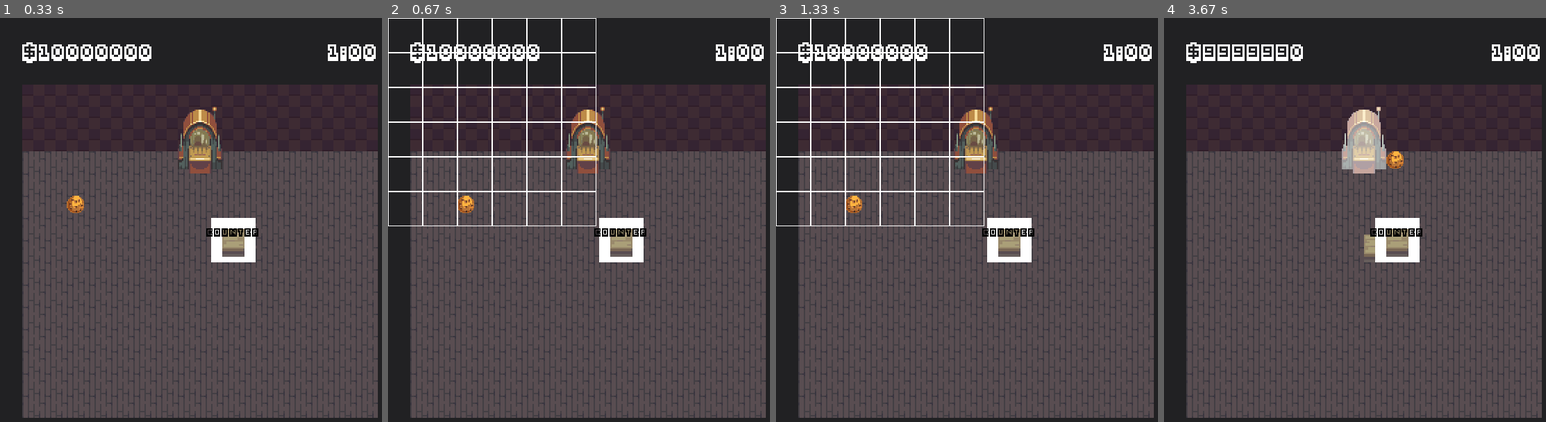
Above: before the commit, frames 1-4 (left to right).
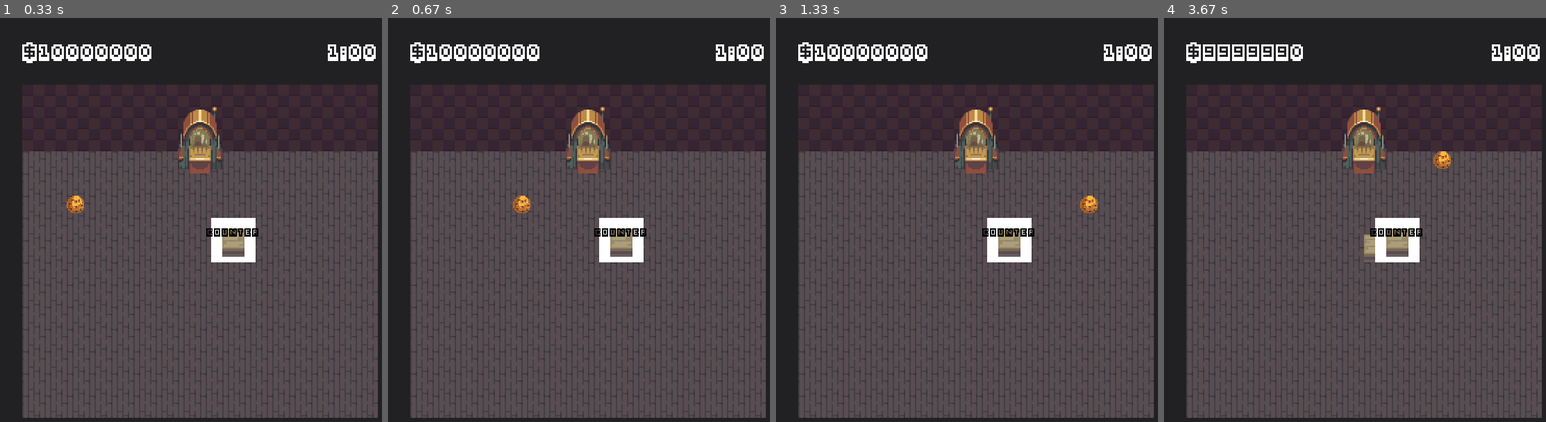
Above: after the commit, the same moments.

Repository: Feiyang0303/Let-Him-Cook
Game: pygame game, started from main.py
Two runs of this game, one before a commit and one after it. Both use one fixed random seed, a clock stepped at 60 frames per second and the inputs below.
Inputs (mouse positions are in pixels of both pictures, inside the frame that each line leads up to):
- Up to frame 1 (0.33 s): no input
- Up to frame 2 (0.67 s): hold I from 0.33 s (still down); hold D from 0.33 s (still down)
- Up to frame 3 (1.33 s): release I at 0.8 s; release D at 0.8 s; hold Space 0.83-1.3 s; hold D 0.83-1.3 s; tap Shift at 0.9, 1.2 s
- Up to frame 4 (3.67 s): click "counter" at 1.38 s; click (1366, 256) at 1.72 s; hold D 2-2.47 s; tap Shift at 2.07, 2.37, 2.57, 3.4 s; hold W 2.5-2.8 s; hold A from 3.33 s (still down)

Frame 1 is identical in both runs. In frame 2, 2.4% of the frame differs, in the area x 0-55%, y 0-52%; in frame 3, 2.4%, in the area x 0-85%, y 0-52%; in frame 4, 1.8%.

Commit message:
stack items

Diff:
--- a/game.py
+++ b/game.py
@@ -21,7 +21,7 @@
         self.DT = 1/self.FPS
         self.clock = pg.time.Clock()
         self.storage = Storage()
-        self.inventory= Inventory(Storage())
+        self.inventory= Inventory()
 
         self.eventees = []
 
@@ -71,8 +71,7 @@
             elif event.type == pg.KEYDOWN:
                 if event.key == pg.K_ESCAPE:
                     self.isPaused = not self.isPaused
-                elif event.key == pg.K_i:
-                    self.state = INVENTORY_STATE if self.state == PLAY_STATE else PLAY_STATE
+
             # elif event.type == pg.VIDEOEXPOSE:
             #     print("MOVIGN WINDOW BEEP BEEP")
             #     self.lagCompensation = False
@@ -101,8 +100,6 @@
         self.world_renderer.draw()
         self.world_editor.draw()
 
-        if self.state == INVENTORY_STATE:
-            self.storage.draw(self.screen)
 
         self.scoreText.draw()
         self.timerText.draw()
--- a/items.py
+++ b/items.py
@@ -40,13 +40,23 @@
                     self.items[row][col].display_item(screen, x, y)
 
 class Inventory:
-    def __init__(self, storage):
-        self.storage = storage
-        self.show_inventory = False
-
+    MAX=10
+    def __init__(self):
+        self.items=[]
+        self.show_inventory=False
     def toggle_inventory(self):
         self.show_inventory = not self.show_inventory
 
-    def draw(self, screen):
+    def push(self,item):
+        if len(self.items)<Inventory.MAX:
+            self.items.append(item) #chatgpt
+    def pop(self):
+        if self.items:
+            return self.items.pop()
+
+    def draw(self, screen, character_x, character_y):
         if self.show_inventory:
-            self.storage.draw(screen)
+            for i, item in enumerate(self.items):
+                x = character_x
+                y = character_y - (i + 1) * 50
+                item.display_item(screen, x, y)  #chatgpt
--- a/player.py
+++ b/player.py
@@ -6,7 +6,7 @@
 from settings import *
 from tools import *
 from world import *
-from items import Storage, Inventory
+from items import Storage, Inventory, Item
 
 class PlayerCollisionInfo:
     def __init__(self):
@@ -24,17 +24,17 @@
 
 
 class Player(GameObject):
+    HEAD_OFFSET = pg.Vector2(0, -50)
     def __init__(self, game):
         self.game = game
         self.pos = pg.Vector2(2, 2)
         self.hitbox = pg.Vector2(PLAYER_HITBOX_HEIGHT, PLAYER_HITBOX_WIDTH)
         self.spriteRect = pg.Rect(0, 0, TILE_WIDTH*PLAYER_HITBOX_HEIGHT, TILE_HEIGHT*PLAYER_HITBOX_HEIGHT)
-        self.sprite = pg.transform.scale(pg.image.load("sprites\Cookie.png"), self.spriteRect.size)
+        self.sprite = pg.transform.scale(pg.image.load("sprites/Cookie.png"), self.spriteRect.size)
 
         self.velocity = pg.Vector2(0, 0)
 
         self.game.eventees.append(self)
-        self.show_storage = False
 
         # Selected Tile
         self.selected_building = None
@@ -44,6 +44,7 @@
         self.collisionInfo = PlayerCollisionInfo()
 
         self.disable_movement_cap_timer = 0
+        self.inventory = Inventory()
 
     def update(self):
         self.move()
@@ -56,6 +57,13 @@
             elif event.key == pg.K_LSHIFT:
                 self.velocity = self.dir * DASH_POWER
                 self.disable_movement_cap_timer = TIME_TO_TAKE_DASH
+            elif event.key == pg.K_i:
+                self.inventory.toggle_inventory()
+                print("inventory shows")
+            elif event.key == pg.K_SPACE:
+                item=Item('Sugar', 'sprites/Sugar.png')
+                self.inventory.push(item)
+                print("item added to inventory")
 
     def move(self):
         keys = pg.key.get_pressed()
@@ -176,3 +184,7 @@
 
         if self.selected_building != None:
             self.selected_building.draw_highlighted()
+
+        if self.inventory.show_inventory:
+            print("draw inventory")
+            self.inventory.draw(self.game.screen, self.pos.x, self.pos.y)
